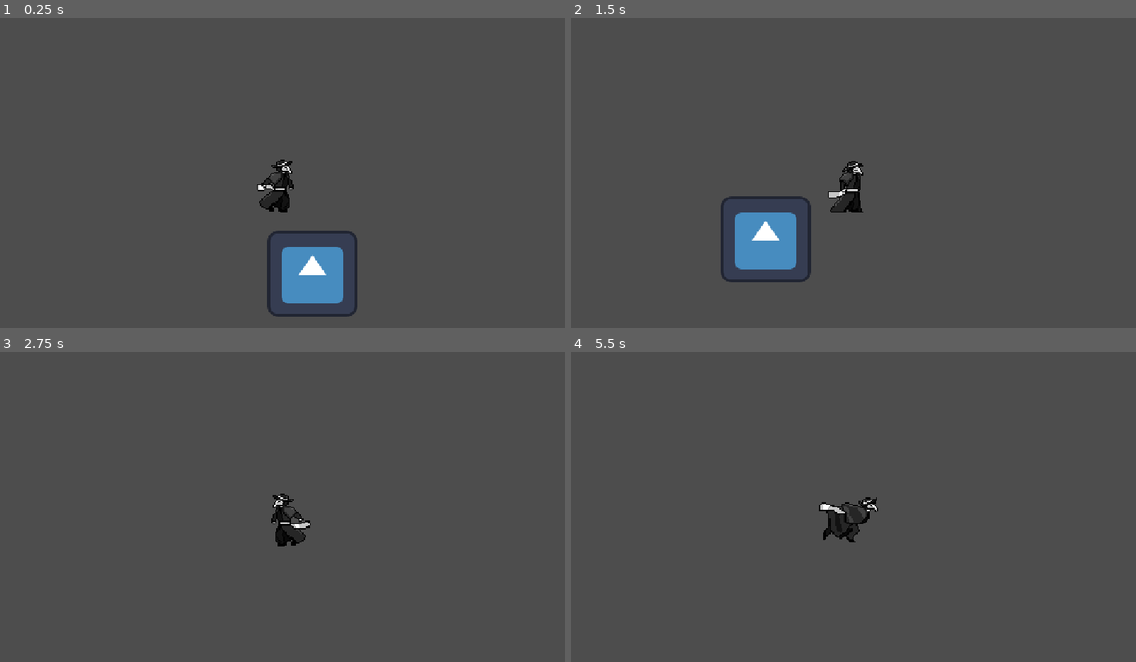
Above: before the commit, frames 1-4 (two rows, left to right).
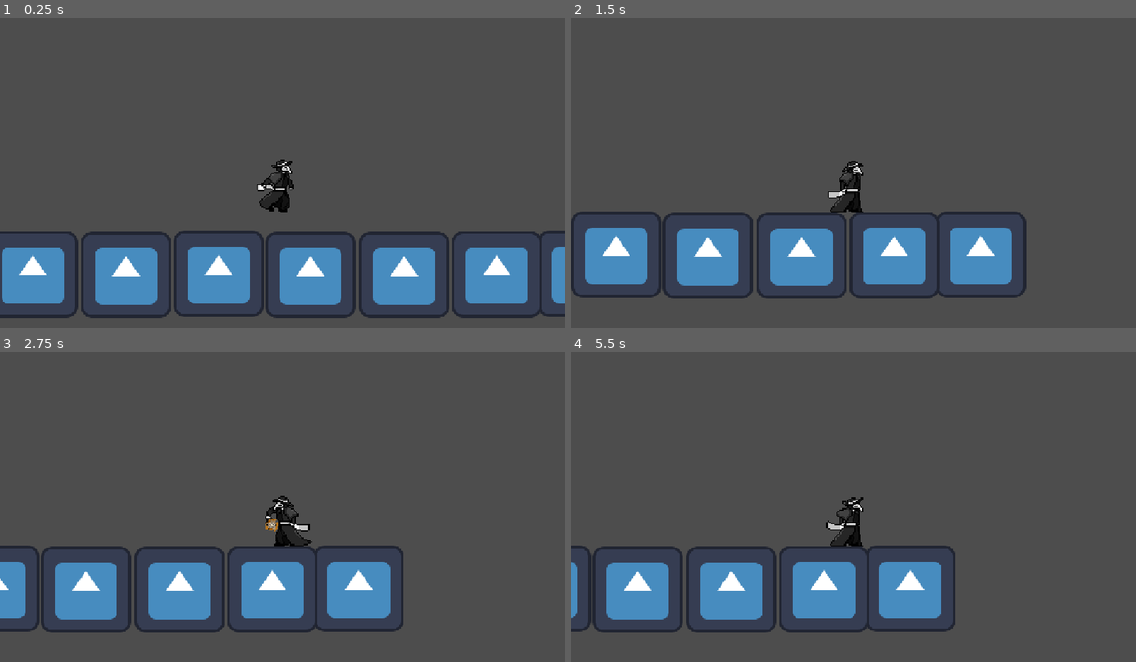
Above: after the commit, the same moments.

Repository: MauricioSanchezFernandez/DoneFor_Game_repo
Game: Godot game, scene res://scenes/areas/test_scenario.tscn
Two runs of this game, one before a commit and one after it. Both use one fixed random seed, a clock stepped at 60 frames per second and the inputs below. The engine's default icon, where the game draws it, is replaced by a stand-in: a white triangle on a blue panel in a dark square.
Inputs:
- Up to frame 1 (0.25 s): no input
- Up to frame 2 (1.5 s): tap Enter (ui_accept) at 0.5, 0.77 s; hold Right (ui_right) from 0.53 s (still down); tap Z (ui_attack) at 0.6 s; tap X (ui_dash) at 0.8, 1.35 s
- Up to frame 3 (2.75 s): tap Enter (ui_accept) at 1.52 s; tap Z (ui_attack) at 1.55, 2.1 s; release Right (ui_right) at 2.03 s; hold Left (ui_left) from 2.03 s (still down); tap X (ui_dash) at 2.3 s
- Up to frame 4 (5.5 s): release Left (ui_left) at 2.78 s; hold Right (ui_right) 2.78-4.28 s; tap X (ui_dash) at 2.85, 3.8, 4.35, 5.3 s; tap Enter (ui_accept) at 3.02, 3.77, 4.52 s; tap Z (ui_attack) at 3.05, 3.6, 4.55, 5.1 s; hold Left (ui_left) 4.28-5.03 s; hold Right (ui_right) from 5.03 s (still down)

The runs differ from the first frame. In frame 1, 14% of the frame differs, in the area x 0-100%, y 68-97%; in frame 2, 13%; in frame 3, 11%; in frame 4, 11%.

Commit message:
pequeños cambios al DASH y comentarios para organización

Diff:
--- a/scenes/areas/test_scenario.tscn
+++ b/scenes/areas/test_scenario.tscn
@@ -9,4 +9,25 @@
 position = Vector2(35, 16)
 
 [node name="testsurface" parent="." unique_id=44443727 instance=ExtResource("2_mdri8")]
-position = Vector2(13, 178)
+position = Vector2(9, 180)
+
+[node name="testsurface" parent="testsurface" unique_id=214589500 instance=ExtResource("2_mdri8")]
+position = Vector2(191, 0)
+
+[node name="testsurface2" parent="." unique_id=1662956192 instance=ExtResource("2_mdri8")]
+position = Vector2(-178, 178)
+
+[node name="testsurface" parent="testsurface2" unique_id=1292824133 instance=ExtResource("2_mdri8")]
+position = Vector2(743, 0)
+
+[node name="testsurface2" parent="testsurface2" unique_id=1962596148 instance=ExtResource("2_mdri8")]
+position = Vector2(-189, 2)
+
+[node name="testsurface" parent="testsurface2/testsurface2" unique_id=1847467950 instance=ExtResource("2_mdri8")]
+position = Vector2(756, -1)
+
+[node name="testsurface3" parent="testsurface2" unique_id=1723987811 instance=ExtResource("2_mdri8")]
+position = Vector2(-566, 1)
+
+[node name="testsurface" parent="testsurface2/testsurface3" unique_id=896942601 instance=ExtResource("2_mdri8")]
+position = Vector2(187, 0)
--- a/scripts/characters/main_doctor.gd
+++ b/scripts/characters/main_doctor.gd
@@ -6,14 +6,14 @@
 
 const DASH_SPEED = 800.0
 const DASH_DURATION = 0.2
-const DASH_COOLDOWN = 1.0
+const DASH_COOLDOWN = 0.75
 
 var walk = false
 var lantern = false
 var is_attacking = false
 
 var is_dashing = false
-var is_dash_ending = false
+var end_dashing = false
 var can_dash = true
 var dash_direction = 1.0
 
@@ -22,24 +22,39 @@
 	if not is_on_floor() and not is_dashing:
 		velocity += get_gravity() * delta
 
+	#EL VERDADERO DASH
 	if is_dashing:
 		velocity.x = dash_direction * DASH_SPEED
 		velocity.y = 0
 		move_and_slide()
 		return
 
-	if is_dash_ending or is_attacking:
+	if end_dashing:
+		velocity.x = velocity.x * 0.9
+		move_and_slide()
+		return
+
+	#EL VERDADERO ATAQUE
+	if is_attacking:
 		velocity.x = 0
 		move_and_slide()
 		return
+
+
 
 	if Input.is_action_just_pressed("ui_dash") and can_dash:
 		start_dash()
 		return
 
+	"""
+	"ATAQUE":
+		Reproduce animaciones
+		Espera
+		Y cambia bools de valor
+		(El verdadero ATAQUE está al principio del physics void)
+	"""
 	if Input.is_action_just_pressed("ui_attack") and is_on_floor():
 		is_attacking = true
-		velocity.x = 0
 		if not lantern:
 			lantern = true
 			animsprite.play("attack")
@@ -51,6 +66,7 @@
 		is_attacking = false
 		return
 
+	#EL VERDADERO MOVIMIENTO
 	var direction := Input.get_axis("ui_left", "ui_right")
 
 	if direction:
@@ -69,6 +85,7 @@
 	if direction == 0:
 		dash_direction = -1.0 if animsprite.flip_h else 1.0
 
+	#SALTO
 	if Input.is_action_just_pressed("ui_accept") and is_on_floor():
 		velocity.y = JUMP_VELOCITY
 
@@ -85,6 +102,14 @@
 
 	move_and_slide()
 
+
+"""
+DASH:
+	Reproduce animaciones
+	Espera
+	Y cambia bools de valor
+	(El verdadero DASH está al principio del physics void)
+"""
 func start_dash() -> void:
 	is_dashing = true
 	can_dash = false
@@ -94,8 +119,7 @@
 	await get_tree().create_timer(DASH_DURATION).timeout
 	is_dashing = false
 
-	is_dash_ending = true
-	velocity.x = 0
+	end_dashing = true
 
 	if lantern:
 		animsprite.play("stop2")
@@ -104,7 +128,7 @@
 
 	await animsprite.animation_finished
 
-	is_dash_ending = false
+	end_dashing = false
 
 	await get_tree().create_timer(DASH_COOLDOWN).timeout
 	can_dash = true
